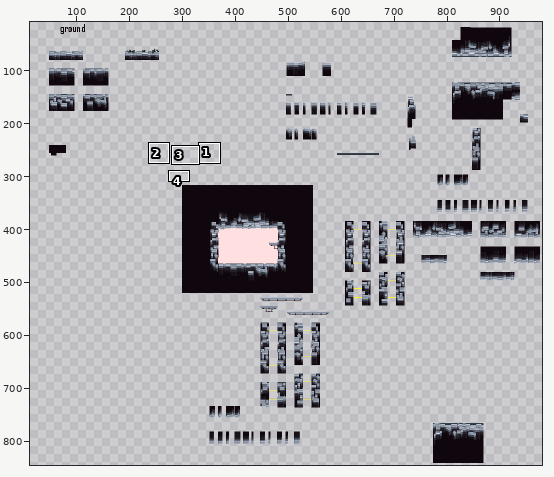
Pixel-art file, stored at Assets/moderneTile.aseprite. The first picture is a wide view before the edit; the outline marks the close-up.
Close-up. Before the edit:
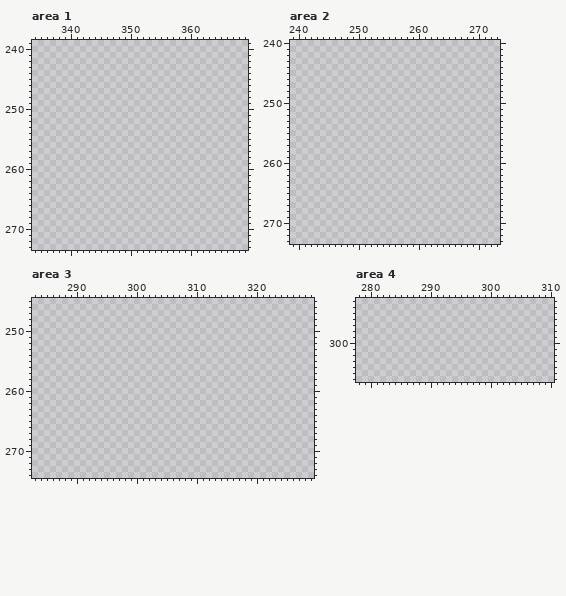
1000x1000 pixels, 1 frame. Pixels under 10% opacity are left out. Colours within 5 levels of each other are drawn and written as one. Shown: area 1: x 334..369, y 239..273; area 2: x 239..273, y 240..273; area 3: x 283..329, y 245..274; area 4: x 278..310, y 293..306. The wide view leaves out empty margins. The commit also changed other parts of the picture, which this record leaves out.
And afterwards:
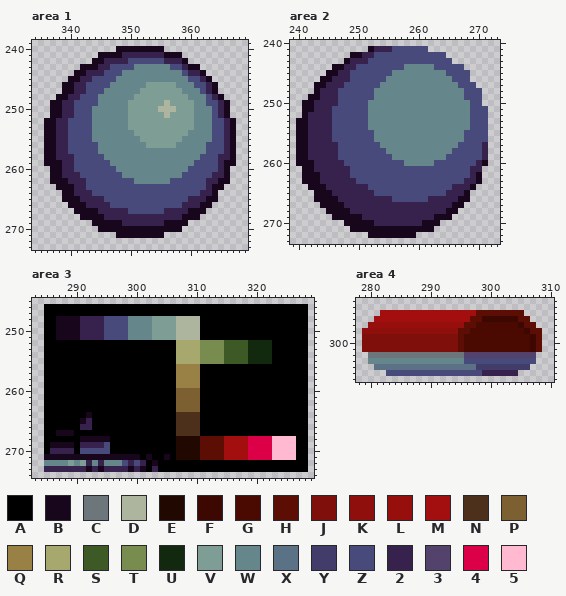
Palette (. is transparent): A #000000  B #18071c  C #6d777b  D #adb59f  E #210800  F #3c0801  G #4b0a01  H #5c0e04  J #7f0f0a  K #8e0f0c  L #960f0d  M #a30f0f  N #4d301c  P #7d6031  Q #998045  R #a6a86d  S #3d5925  T #798c4f  U #12290f  V #7e9e95  W #65878c  X #5b7186  Y #423c6a  Z #474a7a  2 #37214d  3 #53426c  4 #dc0049  5 #ffbad1
Edits made:
Changed rows in their new state; - is an unchanged pixel.
Area 1, layer "Layer 1":
first column x 336:
240 ------------BBBBBBBB------------
241 ---------BBBB2222222BBB---------
242 --------BB2222ZZZZZZ222B--------
243 ------BBB22ZZZZWWWWWWZZ2BB------
244 -----BB222ZZZWWWWWWWWWWZ22B-----
245 ----BB22ZZZZWWWWWWWWWWWWZZ2B----
246 ---BB22ZZZZWWWWWWVVVVVWWWZZ2B---
247 ---BB22ZZZWWWWWWVVVVVVVWWWZ2B---
248 --BB22ZZZWWWWWWVVVVVVVVVWWWZ2B--
249 -BB22ZZZZWWWWWVVVVVVDVVVVWWZZ2B-
250 -BB22ZZZWWWWWWVVVVVDDDVVVWWWZ2B-
251 -BB22ZZZWWWWWWVVVVVVDVVVVWWWZ2B-
252 BB22ZZZZWWWWWWVVVVVVVVVVVWWWZZ2B
253 BB22ZZZZWWWWWWVVVVVVVVVVVWWWZZ2B
254 BB22ZZZZWWWWWWWVVVVVVVVVWWWWZZ2B
255 BB22ZZZZWWWWWWWWVVVVVVVWWWWWZZ2B
256 BB22ZZZZZWWWWWWWWVVVVVWWWWWZZZ2B
257 BB22ZZZZZWWWWWWWWWWWWWWWWWWZZZ2B
258 BB222ZZZZZWWWWWWWWWWWWWWWWZZZ22B
259 BBB22ZZZZZZWWWWWWWWWWWWWWZZZZ2BB
260 -BB22ZZZZZZZWWWWWWWWWWWWZZZZZ2B-
261 -BB222ZZZZZZZWWWWWWWWWWZZZZZ22B-
262 -BBB222ZZZZZZZZWWWWWWZZZZZZ22BB-
263 --BBB22ZZZZZZZZZZZZZZZZZZZZ2BB--
264 ---BB222ZZZZZZZZZZZZZZZZZZ22B---
265 ---BBB2222ZZZZZZZZZZZZZZ222BB---
266 ----BBB2222ZZZZZZZZZZZZ222BB----
267 -----BBBB22222ZZZZZZ2222BBB-----
268 ------BBBB2222222222222BBB------
269 --------BBBBB2222222BBBB--------
270 ---------BBBBBBBBBBBBBB---------
271 ------------BBBBBBBB------------
Area 2, layer "Layer 1":
first column x 240:
241 ------------B222ZZZZZZ----------
242 ---------BB22ZZZZZZZZZZZZ-------
243 --------B222ZZZZZZZZZZZZZZ------
244 ------BB22ZZZZZZZZWWWWWZZZZZ----
245 -----BB22ZZZZZZZWWWWWWWWWZZZZ---
246 ----BB222ZZZZZZWWWWWWWWWWWZZZ---
247 ---BB222ZZZZZZWWWWWWWWWWWWWZZZ--
248 ---B222ZZZZZZWWWWWWWWWWWWWWWZZZ-
249 --BB222ZZZZZZWWWWWWWWWWWWWWWZZZ-
250 -BB2222ZZZZZWWWWWWWWWWWWWWWWWZZ-
251 -BB222ZZZZZZWWWWWWWWWWWWWWWWWZZZ
252 -B2222ZZZZZZWWWWWWWWWWWWWWWWWZZZ
253 BB2222ZZZZZZWWWWWWWWWWWWWWWWWZZZ
254 BB2222ZZZZZZWWWWWWWWWWWWWWWWWZZZ
255 BB2222ZZZZZZZWWWWWWWWWWWWWWWZZZZ
256 BB2222ZZZZZZZWWWWWWWWWWWWWWWZZZZ
257 BB22222ZZZZZZZWWWWWWWWWWWWWZZZZ2
258 BB22222ZZZZZZZZWWWWWWWWWWWZZZZZ2
259 BB22222ZZZZZZZZZWWWWWWWWWZZZZZZ2
260 BBB22222ZZZZZZZZZZWWWWWZZZZZZZ2B
261 -BB222222ZZZZZZZZZZZZZZZZZZZZ22-
262 -BBB22222ZZZZZZZZZZZZZZZZZZZZ2B-
263 -BBB222222ZZZZZZZZZZZZZZZZZZ22B-
264 --BBB2222222ZZZZZZZZZZZZZZ222B--
265 ---BBB2222222ZZZZZZZZZZZZ222B---
266 ---BBBB222222222ZZZZZZ22222BB---
267 ----BBBB222222222222222222BB----
268 -----BBBB2222222222222222BB-----
269 ------BBBBB222222222222BBB------
270 --------BBBBB22222222BBB--------
271 ---------BBBBBBBBBBBBBB---------
272 ------------BBBBBBBB------------
Area 3, layer "Layer 1":
first column x 285:
246 AAAAAAAAAAAAAAAAAAAAAAAAAAAAAAAAAAAAAAAAAAAA
247 AAAAAAAAAAAAAAAAAAAAAAAAAAAAAAAAAAAAAAAAAAAA
248 AABBBB2222ZZZZWWWWVVVVDDDDAAAAAAAAAAAAAAAAAA
249 AABBBB2222ZZZZWWWWVVVVDDDDAAAAAAAAAAAAAAAAAA
250 AABBBB2222ZZZZWWWWVVVVDDDDAAAAAAAAAAAAAAAAAA
251 AABBBB2222ZZZZWWWWVVVVDDDDAAAAAAAAAAAAAAAAAA
252 AAAAAAAAAAAAAAAAAAAAAARRRRTTTTSSSSUUUUAAAAAA
253 AAAAAAAAAAAAAAAAAAAAAARRRRTTTTSSSSUUUUAAAAAA
254 AAAAAAAAAAAAAAAAAAAAAARRRRTTTTSSSSUUUUAAAAAA
255 AAAAAAAAAAAAAAAAAAAAAARRRRTTTTSSSSUUUUAAAAAA
256 AAAAAAAAAAAAAAAAAAAAAAQQQQAAAAAAAAAAAAAAAAAA
257 AAAAAAAAAAAAAAAAAAAAAAQQQQAAAAAAAAAAAAAAAAAA
258 AAAAAAAAAAAAAAAAAAAAAAQQQQAAAAAAAAAAAAAAAAAA
259 AAAAAAAAAAAAAAAAAAAAAAQQQQAAAAAAAAAAAAAAAAAA
260 AAAAAAAAAAAAAAAAAAAAAAPPPPAAAAAAAAAAAAAAAAAA
261 AAAAAAAAAAAAAAAAAAAAAAPPPPAAAAAAAAAAAAAAAAAA
262 AAAAAAAAAAAAAAAAAAAAAAPPPPAAAAAAAAAAAAAAAAAA
263 AAAAAAAAAAAAAAAAAAAAAAPPPPAAAAAAAAAAAAAAAAAA
264 AAAAAAABAAAAAAAAAAAAAANNNNAAAAAAAAAAAAAAAAAA
265 AAAAAAB2AAAAAAAAAAAAAANNNNAAAAAAAAAAAAAAAAAA
266 AAAAAA22AAAAAAAAAAAAAANNNNAAAAAAAAAAAAAAAAAA
267 AABBBAAAAAAAAAAAAAAAAANNNNAAAAAAAAAAAAAAAAAA
268 AAAAAABBBBBAAAAAAAAAAAEEEEHHHHMMMM44445555AA
269 ABBBBA2222ZAAAAAAAAAAAEEEEHHHHMMMM44445555AA
270 A2222AZZZZZAAAAAAAAAAAEEEEHHHHMMMM44445555AA
271 BBBBBBBBBBBBBBBBABAABAEEEEHHHHMMMM44445555AA
272 WWWWVWV2W2WWWZ2Z2ABAAAAAAAAAAAAAAAAAAAAAAAAA
273 2222222B2B2222B2BA2AAAAAAAAAAAAAAAAAAAAAAAAA
Area 4, layer "Layer 1":
first column x 279:
295 ---MMMMMMMMMMMMMMMMHHHHHHHH---
296 --MMMMMMMMMMMMMMMMHHFFFFFFHH--
297 -LLLLLLLLLLLLLLLLHHGGGGGGGFHH-
298 KKKKKKKKKKKKKKKKHHGGGGGGGGGFHH
299 JJJJJJJJJJJJJJJJHGGGGGGGGGGGFH
300 JJJJJJJJJJJJJJJJHGGGGGGGGGGGFH
301 JJJJJJJJJJJJJJJJHGGGGGGGGGGGFH
302 -CCCCCCCCCCCCCCCC333333333333-
303 -WWWWWWWWWWWWWWWWZZZZZZZZZZZZ-
304 --XXXXXXXXXXXXXXXXXYYYYYYYYY--
305 ----ZZZZZZZZZZZZZZZZ222222----
